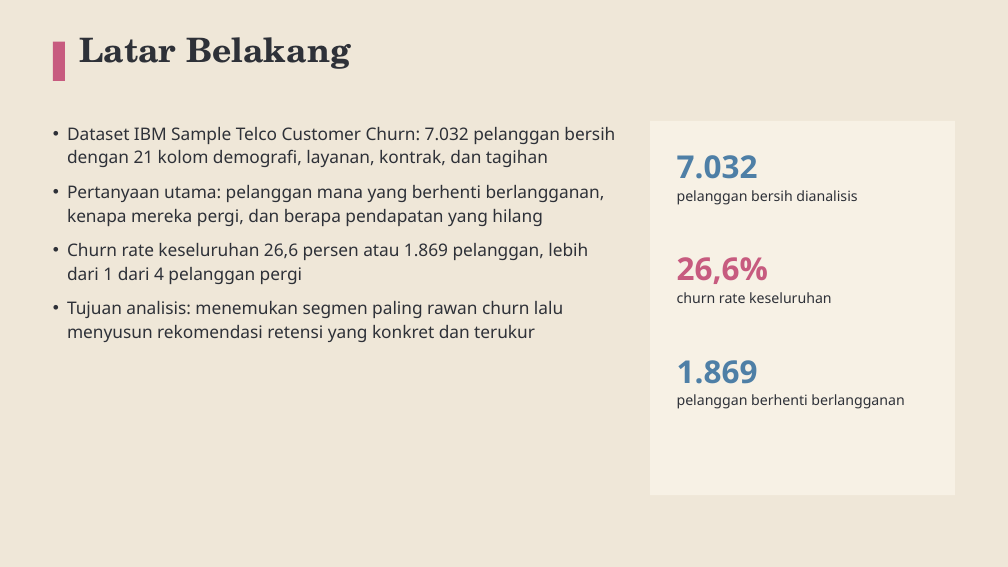
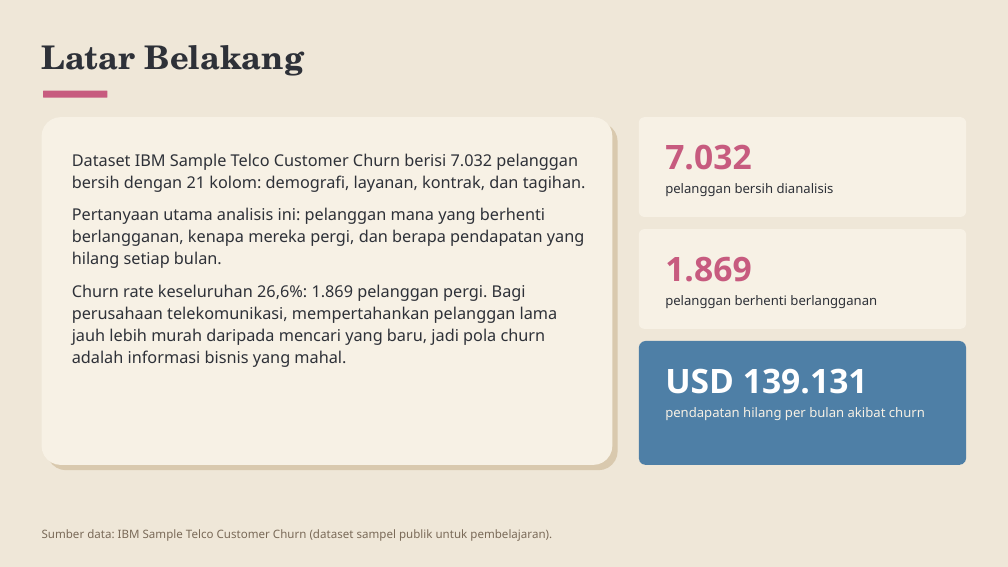
Before and after one commit to baghizash/telco-customer-churn-analysis, a slide deck: slide 2 of Portofolio-Analisis-Telco-Churn.pptx. Drawn at 1008x567 pixels with LibreOffice and Linux fonts; fonts in the diff are those of the drawing. Boxes give left, top, right and bottom in pixels: in the first picture for what was removed or moved away, otherwise in the second. Text is boxed around its words. In the diff, an @@ line names an element or a change of style, - is before the commit and + after.

```diff
--- a/Portofolio-Analisis-Telco-Churn.pptx
+++ b/Portofolio-Analisis-Telco-Churn.pptx
@@ text "Latar Belakang": place and size @@
-text "Latar Belakang" at (79,37,350,69)
+text "Latar Belakang" at (42,45,304,76)
@@ text "Latar Belakang" at (42,45,304,76): size 32 to 31 pt; line spacing 1 to 1.13 @@
@@ rectangle removed at (53,42,65,81) @@
@@ rounded rectangle added at (42,117,613,465), fill #F7F1E5 @@
@@ rounded rectangle added at (43,91,107,98), fill #C75B7F @@
@@ rounded rectangle added at (639,117,966,217), fill #F7F1E5 @@
@@ rounded rectangle added at (47,123,618,470), fill #D9C9AE @@
@@ rectangle removed at (650,121,955,495) @@
@@ text "7.032": place and size @@
-text "7.032" at (677,155,857,205)
+text "7.032" at (665,144,834,196)
@@ text "7.032" at (665,144,834,196): size 30 to 32 pt, text colour #4E7FA6 to #C75B7F in "7.032"; size 13.5 to 12.5 pt in "pelanggan bersih dianalisis"; line spacing 1 to 1.13 @@
@@ text at (72,153,586,367): text changed; size 16.5 to 15.5 pt @@
-• Dataset IBM Sample Telco Customer Churn: 7.032 pelanggan bersih dengan 21 kolom demografi, layanan, kontrak, dan tagihan
-• Pertanyaan utama: pelanggan mana yang berhenti berlangganan, kenapa mereka pergi, dan berapa pendapatan yang hilang
-• Churn rate keseluruhan 26,6 persen atau 1.869 pelanggan, lebih dari 1 dari 4 pelanggan pergi
-• Tujuan analisis: menemukan segmen paling rawan churn lalu menyusun rekomendasi retensi yang konkret dan terukur
+Dataset IBM Sample Telco Customer Churn berisi 7.032 pelanggan bersih dengan 21 kolom: demografi, layanan, kontrak, dan tagihan.
+Pertanyaan utama analisis ini: pelanggan mana yang berhenti berlangganan, kenapa mereka pergi, dan berapa pendapatan yang hilang setiap bulan.
+Churn rate keseluruhan 26,6%: 1.869 pelanggan pergi. Bagi perusahaan telekomunikasi, mempertahankan pelanggan lama jauh lebih murah daripada mencari yang baru, jadi pola churn adalah informasi bisnis yang mahal.
@@ rounded rectangle added at (639,229,966,329), fill #F7F1E5 @@
@@ text "1.869": place and size @@
-text "1.869" at (677,360,904,409)
+text "1.869" at (665,256,877,308)
@@ text "1.869" at (665,256,877,308): size 30 to 32 pt, text colour #4E7FA6 to #C75B7F in "1.869"; size 13.5 to 12.5 pt in "pelanggan berhenti berlangganan"; line spacing 1 to 1.13 @@
@@ text removed at (677,257,832,303) @@
-26,6%
-churn rate keseluruhan
@@ rounded rectangle added at (639,341,966,465), fill #4E7FA6 @@
@@ text added at (665,368,925,420), 12.5 pt, text #F7F1E5 @@
+USD 139.131
+pendapatan hilang per bulan akibat churn
@@ text added at (42,529,552,541), 11 pt, text #7A6A58 @@
+Sumber data: IBM Sample Telco Customer Churn (dataset sampel publik untuk pembelajaran).
```
Also in this commit, not shown: 7 other slides changed, 2 slides added, 2 slides removed.
